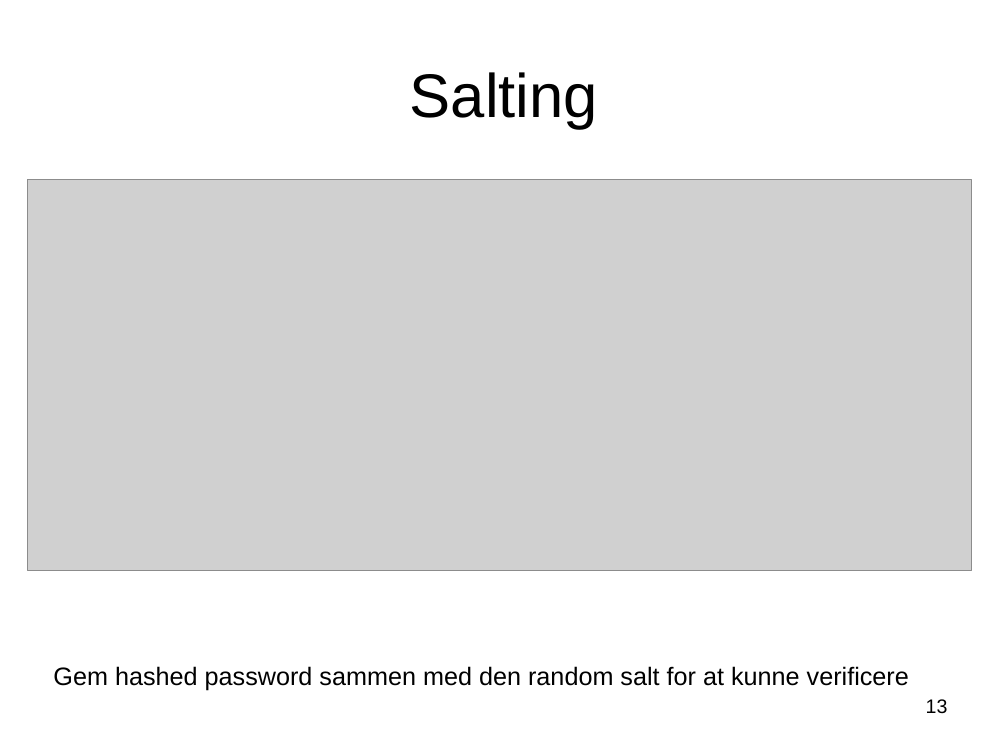
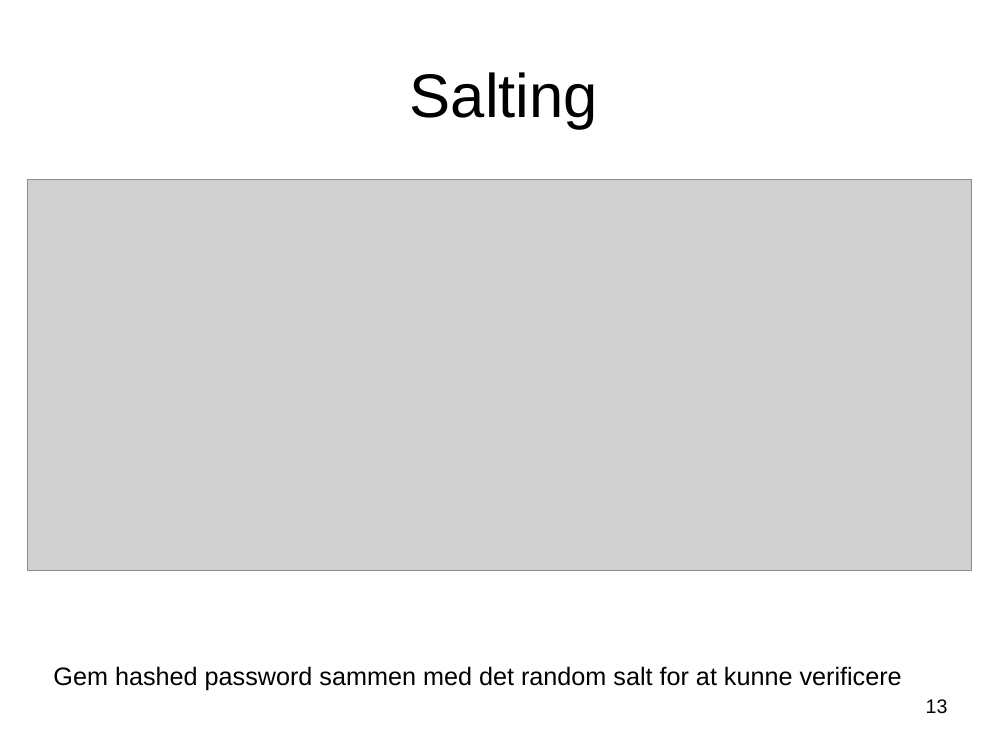
Before and after one commit to CphBusAUwpss/w6-security, a slide deck: slide 13 of Security.pptx. Drawn at 1008x756 pixels with LibreOffice and Linux fonts; fonts in the diff are those of the drawing; grey boxes stand for pictures; background and template pictures are left out. Boxes give left, top, right and bottom in pixels: in the first picture for what was removed or moved away, otherwise in the second. Text is boxed around its words. In the diff, an @@ line names an element or a change of style, - is before the commit and + after.

Commit message:
Small changes to pptx

```diff
--- a/Security.pptx
+++ b/Security.pptx
@@ text at box(53, 666, 902, 691): text changed @@
-Gem hashed password sammen med den random salt for at kunne verificere
+Gem hashed password sammen med det random salt for at kunne verificere
```
Also in this commit, not shown: 2 other slides changed, 3 other files.
